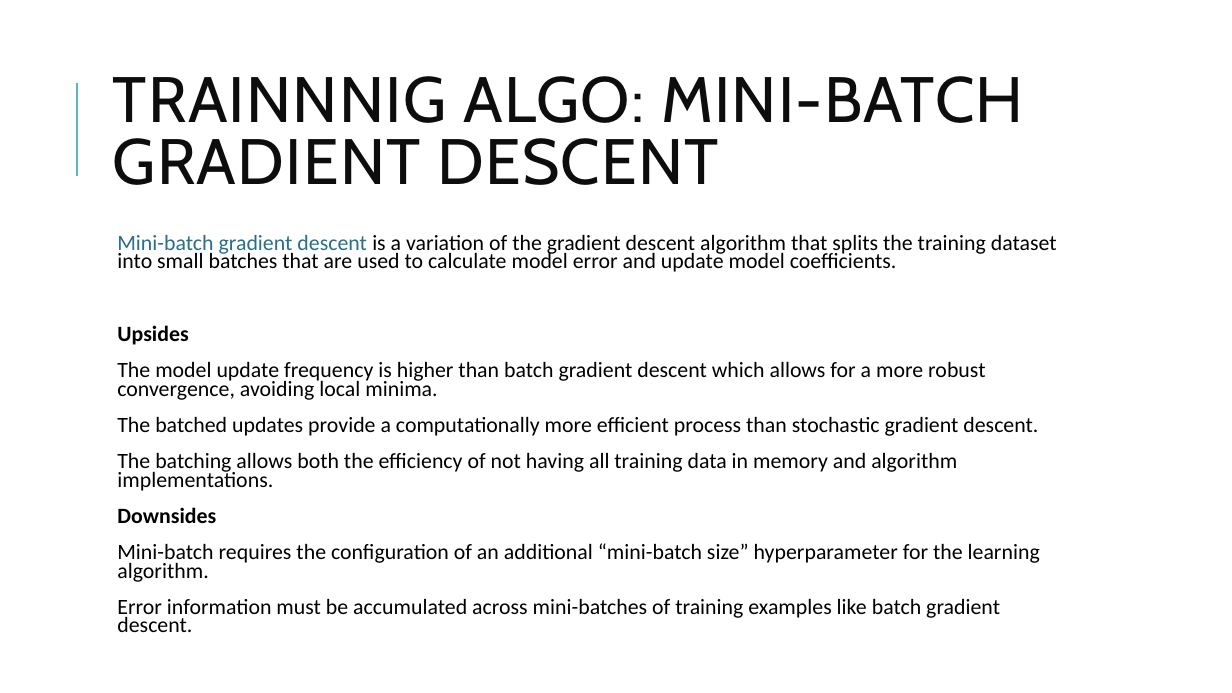
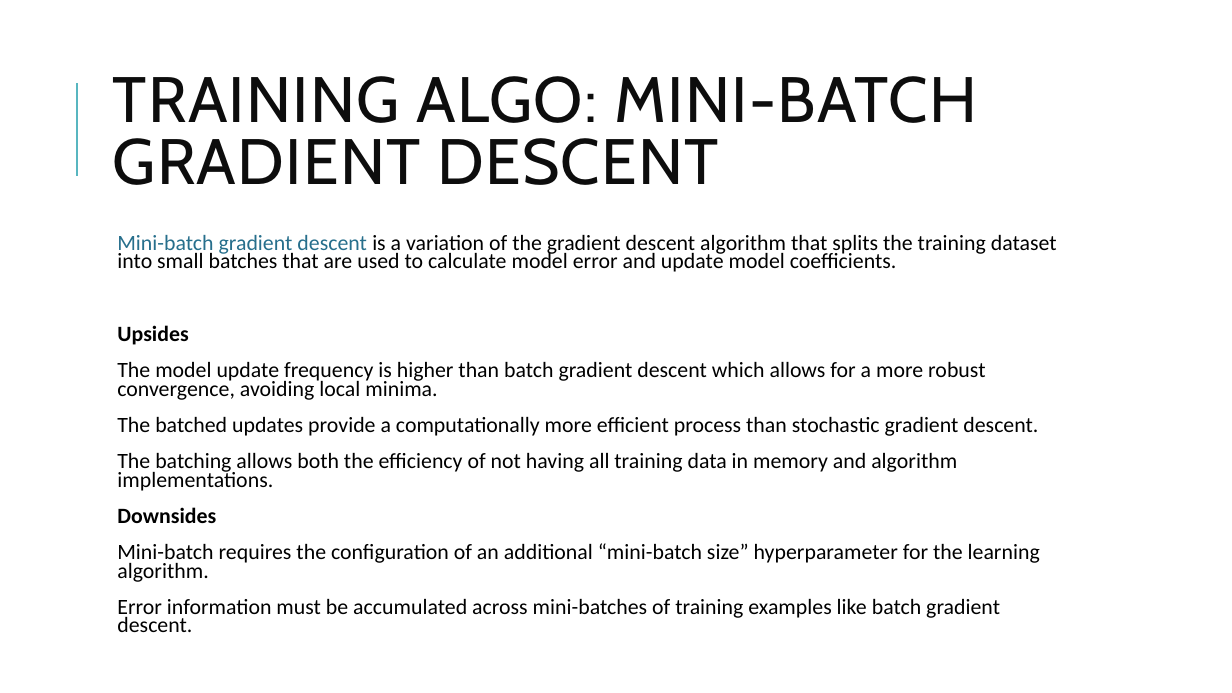
Before and after one commit to SingFan/Machine-Learning-Autumn-2020, a slide deck: slide 12 of Lesson_9/課堂九.pptx. Drawn at 1232x693 pixels with LibreOffice and Linux fonts; fonts in the diff are those of the drawing. Boxes give left, top, right and bottom in pixels: in the first picture for what was removed or moved away, otherwise in the second. Text is boxed around its words. In the diff, an @@ line names an element or a change of style, - is before the commit and + after.

```diff
--- a/Lesson_9/課堂九.pptx
+++ b/Lesson_9/課堂九.pptx
@@ title at [113, 76, 977, 185]: text changed @@
-TRAINNNIG ALGO: MINI-BATCH GRADIENT DESCENT
+TRAINING ALGO: MINI-BATCH GRADIENT DESCENT
```
Also in this commit, not shown: 3 other files.
